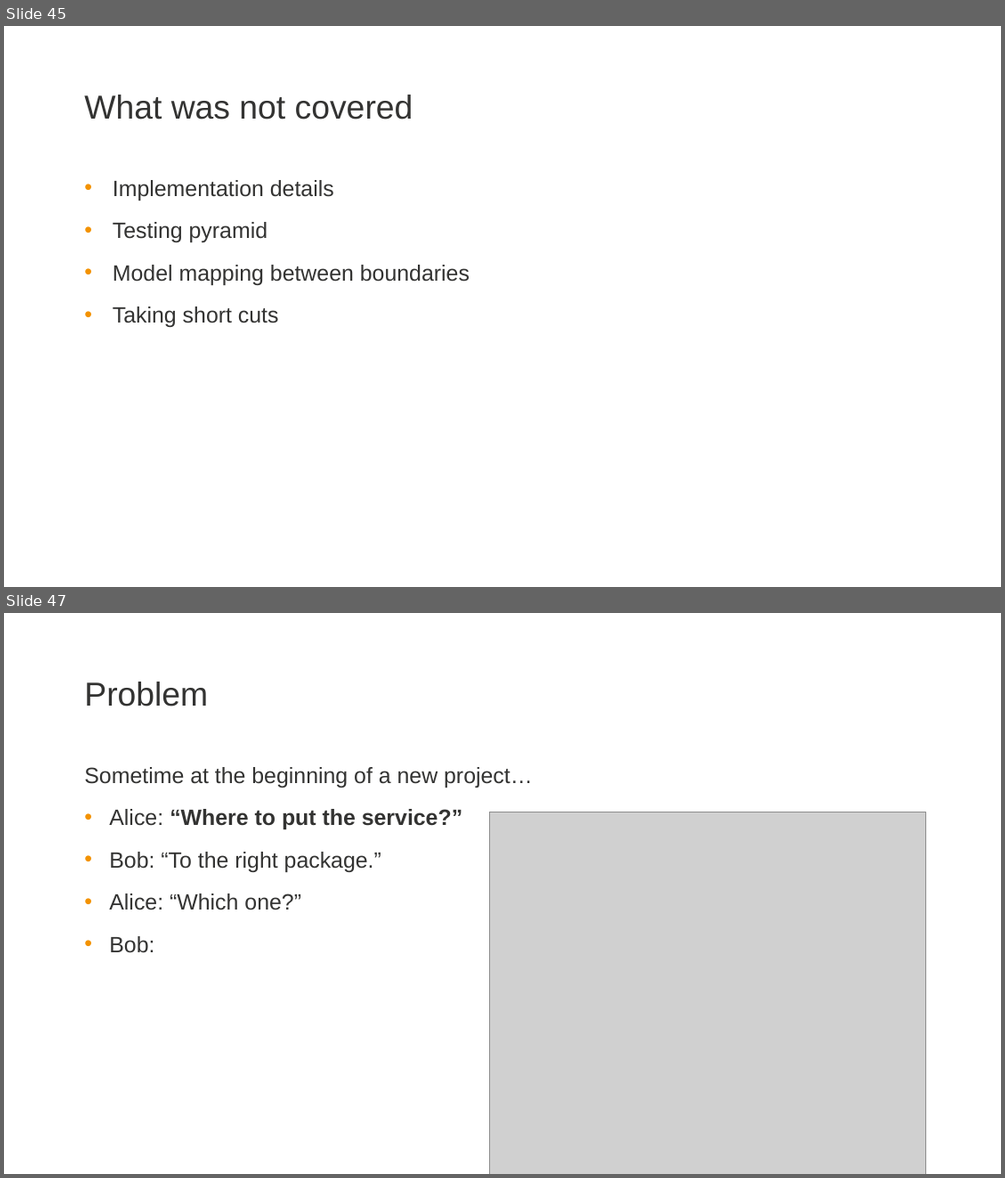
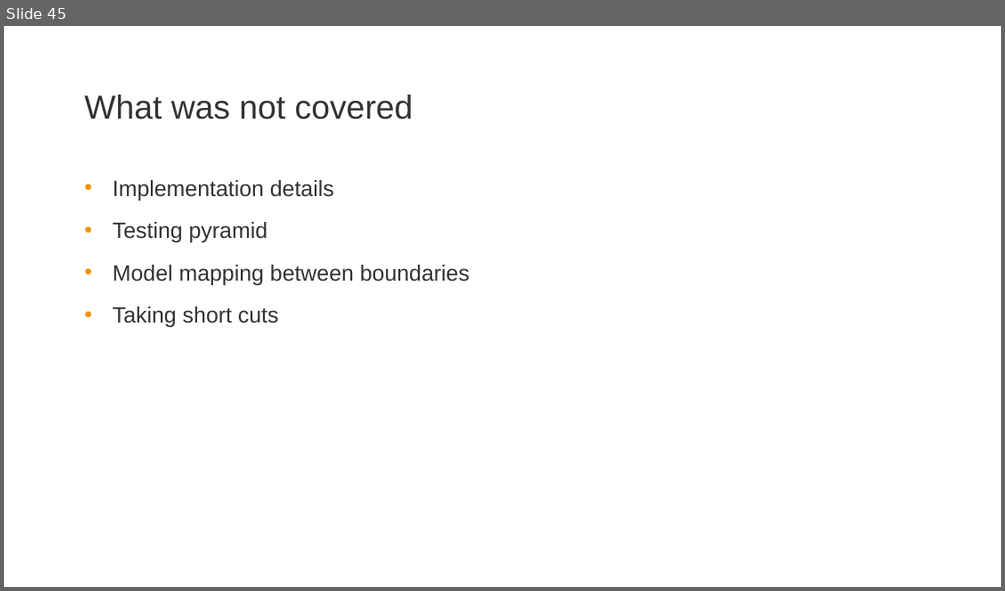
Before and after one commit to zatsepinvl/where-to-put-the-service, a slide deck: Where to put the service.pptm. Shown one above the other, each under a label of ours: slides 45 and 47 before the commit, slide 45 after it; the slides between them are not shown. The pictures are 1005x1178 and 1005x591 pixels, drawn with LibreOffice and Linux fonts; fonts in the diff are those of the drawing; grey boxes stand for pictures; background and template pictures are left out. Boxes give left, top, right and bottom in pixels: in the first picture for what was removed or moved away, otherwise in the second. Text is boxed around its words. In the diff, an @@ line names an element or a change of style, - is before the commit and + after.

```diff
--- a/Where to put the service.pptm
+++ b/Where to put the service.pptm
@@ slide 47 removed at (4, 613, 1001, 1174), background #FFFFFF @@
@@ title removed at (84, 682, 208, 706) @@
-Problem
@@ text removed at (84, 767, 533, 953) @@
-Sometime at the beginning of a new project…
-• Alice: “Where to put the service?”
-• Bob: “To the right package.”
-• Alice: “Which one?”
-• Bob:
@@ picture removed at (489, 812, 925, 1174) @@
```
Also in this commit, not shown: 14 slides changed, 3 slides added, 5 other slides removed, 13 other files.
